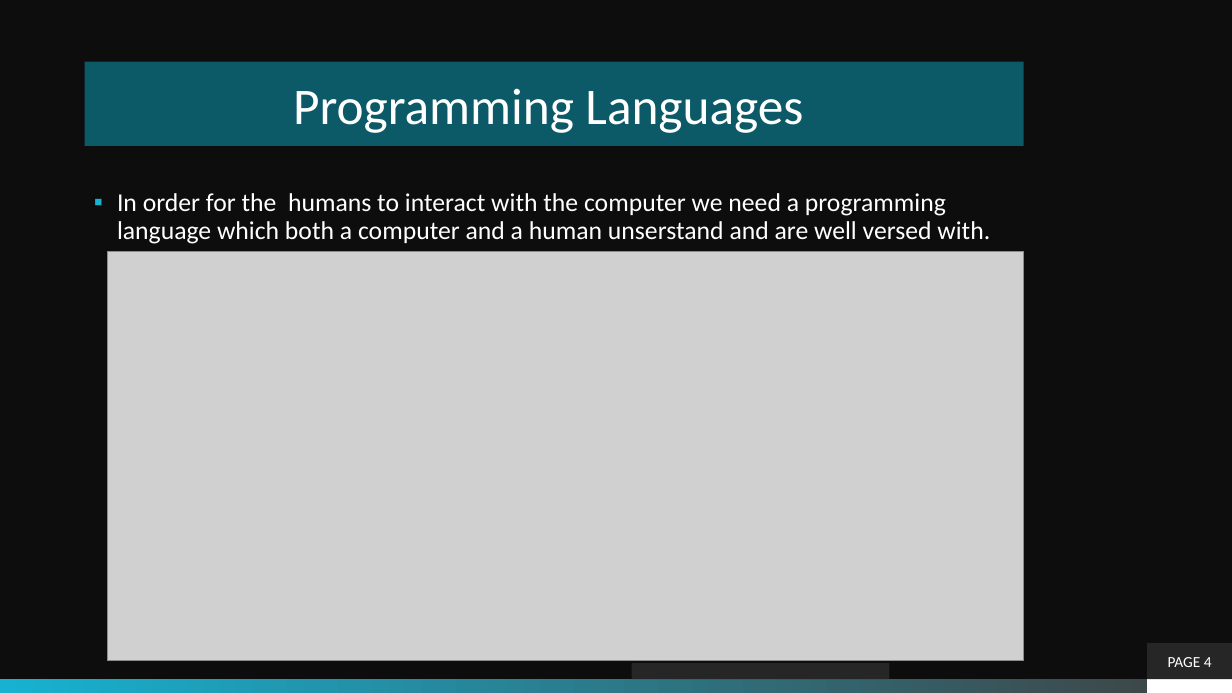
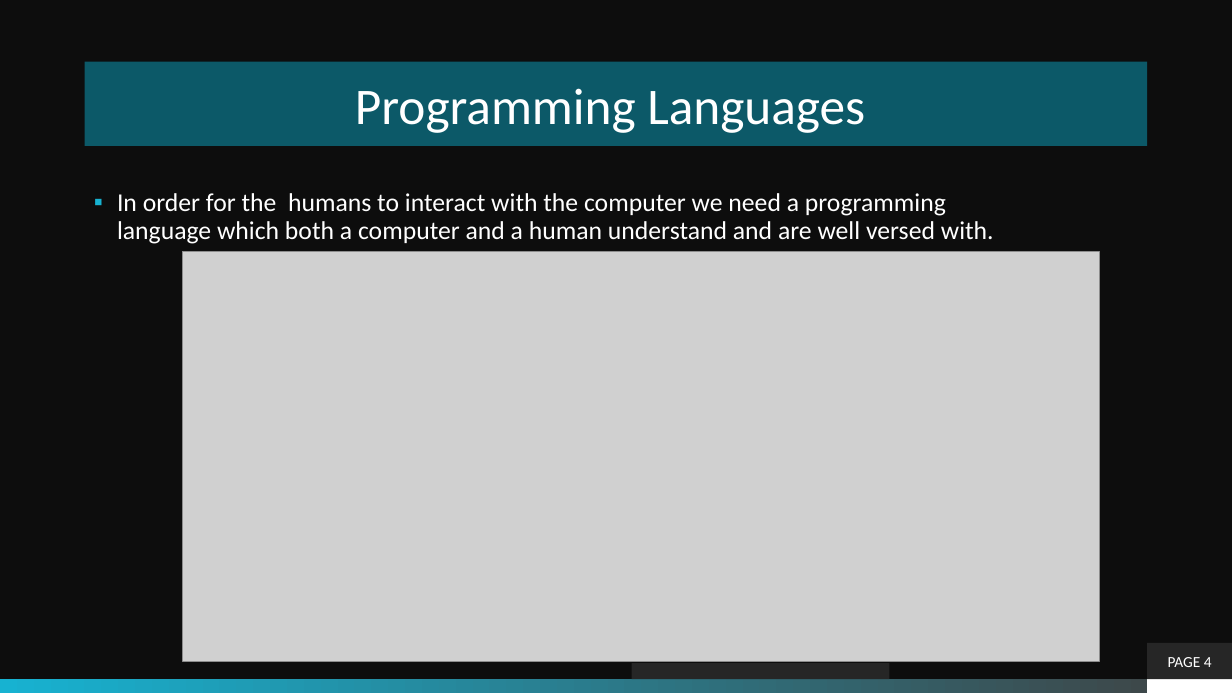
Before and after one commit to theLeonidas/Courses, a slide deck: slide 4 of courseMaterial/Objective-1-Java Language & Environment/1-Programming_Languages.pptx. Drawn at 1232x693 pixels with LibreOffice and Linux fonts; fonts in the diff are those of the drawing; grey boxes stand for pictures; background and template pictures are left out. Boxes give left, top, right and bottom in pixels: in the first picture for what was removed or moved away, otherwise in the second. Text is boxed around its words. In the diff, an @@ line names an element or a change of style, - is before the commit and + after.

```diff
--- a/courseMaterial/Objective-1-Java Language & Environment/1-Programming_Languages.pptx
+++ b/courseMaterial/Objective-1-Java Language & Environment/1-Programming_Languages.pptx
@@ title "Programming Languages": place and size @@
-title "Programming Languages" at (85, 62, 1024, 146)
+title "Programming Languages" at (85, 62, 1148, 146)
@@ text at (117, 193, 994, 244): text changed @@
-▪ In order for the humans to interact with the computer we need a programming language which both a computer and a human unserstand and are well versed with.
+▪ In order for the humans to interact with the computer we need a programming language which both a computer and a human understand and are well versed with.
@@ picture: place and size @@
-picture at (107, 251, 1024, 661)
+picture at (183, 251, 1100, 661)
```
Also in this commit, not shown: 2 other slides changed, 2 slides added, 24 other files.
